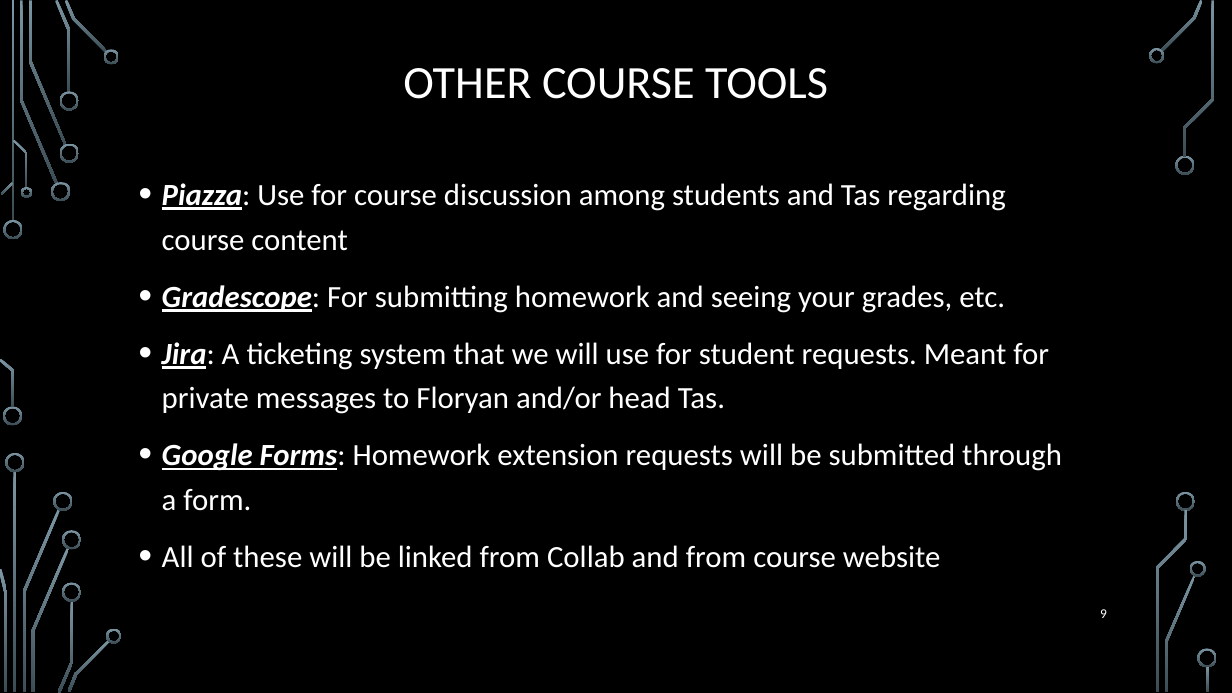
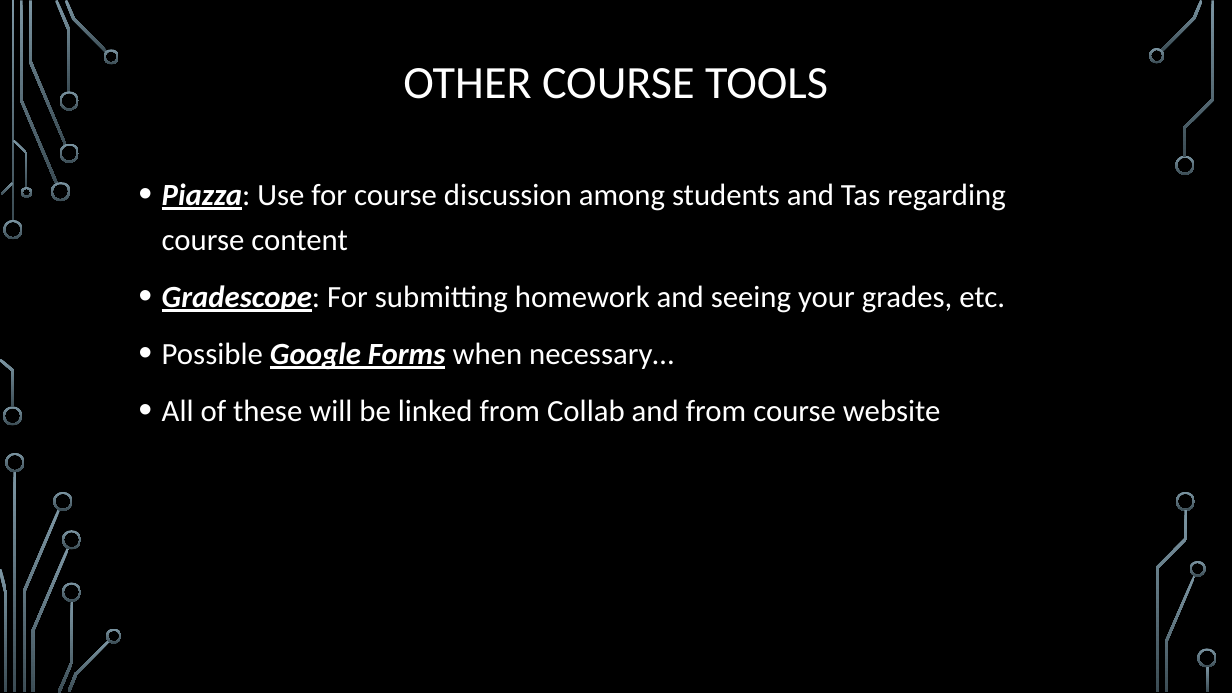
Before and after one commit to janiceeguo/advAlgo, a slide deck: slide 9 of slides/00-CourseIntroduction.pptx. Drawn at 1232x693 pixels with LibreOffice and Linux fonts; fonts in the diff are those of the drawing; background and template pictures are left out. Boxes give left, top, right and bottom in pixels: in the first picture for what was removed or moved away, otherwise in the second. Text is boxed around its words. In the diff, an @@ line names an element or a change of style, - is before the commit and + after.

Commit message:
course intro

```diff
--- a/slides/00-CourseIntroduction.pptx
+++ b/slides/00-CourseIntroduction.pptx
@@ text at <box>162,342,674,370</box>: text changed @@
-• Jira: A ticketing system that we will use for student requests. Meant for private messages to Floryan and/or head Tas.
-• Google Forms: Homework extension requests will be submitted through a form.
+• Possible Google Forms when necessary…
@@ page number removed at <box>1100,609,1107,618</box> @@
-9
```
Also in this commit, not shown: 11 other slides changed, 12 slides added, 17 slides removed, 2 other files.
